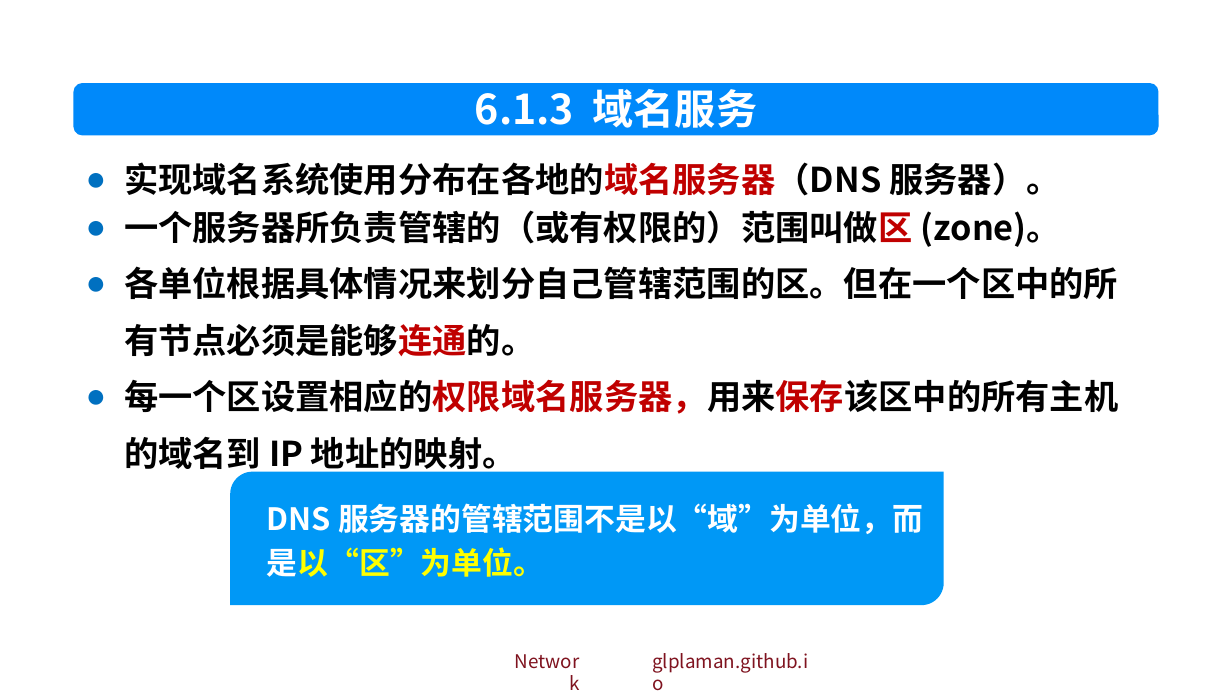
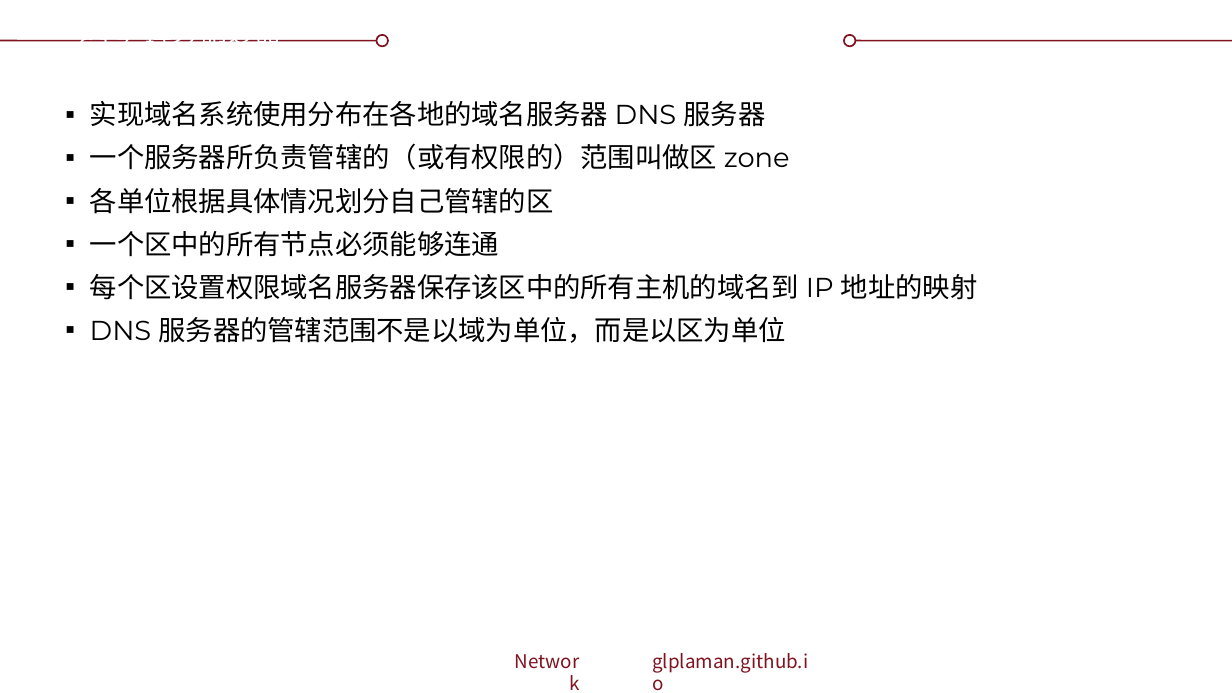
Before and after one commit to glplaman/glplaman.github.io, a slide deck: slide 18 of network/ppt/chap6.pptx (slide 17 before the commit). Drawn at 1232x693 pixels with LibreOffice and Linux fonts; fonts in the diff are those of the drawing; background and template pictures are left out. Boxes give left, top, right and bottom in pixels: in the first picture for what was removed or moved away, otherwise in the second. Text is boxed around its words. In the diff, an @@ line names an element or a change of style, - is before the commit and + after.

```diff
--- a/network/ppt/chap6.pptx
+++ b/network/ppt/chap6.pptx
@@ rectangle removed at (0, 0, 1232, 48) @@
@@ title "6.1.3 域名服务器": place and size @@
-title "6.1.3 域名服务器" at (475, 82, 757, 184)
+title "6.1.3 域名服务器" at (78, 40, 282, 42)
@@ title "6.1.3 域名服务器" at (78, 40, 282, 42): size 24 to 16 pt, font Noto Sans CJK SC to Montserrat, bold off; alignment centre to left; vertical alignment top to middle @@
@@ ellipse added at (377, 34, 388, 46), fill #FFFFFF, outline #7F131F 1 pt @@
@@ ellipse added at (844, 34, 855, 46), fill #FFFFFF, outline #7F131F 1 pt @@
@@ rounded rectangle removed at (74, 83, 1159, 136) @@
@@ text at (90, 101, 977, 343): text changed; size 20 to 16 pt; font Noto Sans CJK SC to Montserrat; bold off @@
-● 实现域名系统使用分布在各地的域名服务器（DNS 服务器）。
-● 一个服务器所负责管辖的（或有权限的）范围叫做区 (zone)。
-● 各单位根据具体情况来划分自己管辖范围的区。但在一个区中的所有节点必须是能够连通的。
-● 每一个区设置相应的权限域名服务器，用来保存该区中的所有主机的域名到 IP 地址的映射。
+▪ 实现域名系统使用分布在各地的域名服务器 DNS 服务器
+▪ 一个服务器所负责管辖的（或有权限的）范围叫做区 zone
+▪ 各单位根据具体情况划分自己管辖的区
+▪ 一个区中的所有节点必须能够连通
+▪ 每个区设置权限域名服务器保存该区中的所有主机的域名到 IP 地址的映射
+▪ DNS 服务器的管辖范围不是以域为单位，而是以区为单位
@@ round diag rect removed at (230, 472, 944, 605) @@
@@ text removed at (267, 503, 923, 577) @@
-DNS 服务器的管辖范围不是以“域”为单位，而是以“区”为单位。
```
Also in this commit, not shown: 61 other slides changed, 2 slides added, 8 slides removed, 10 other files.
